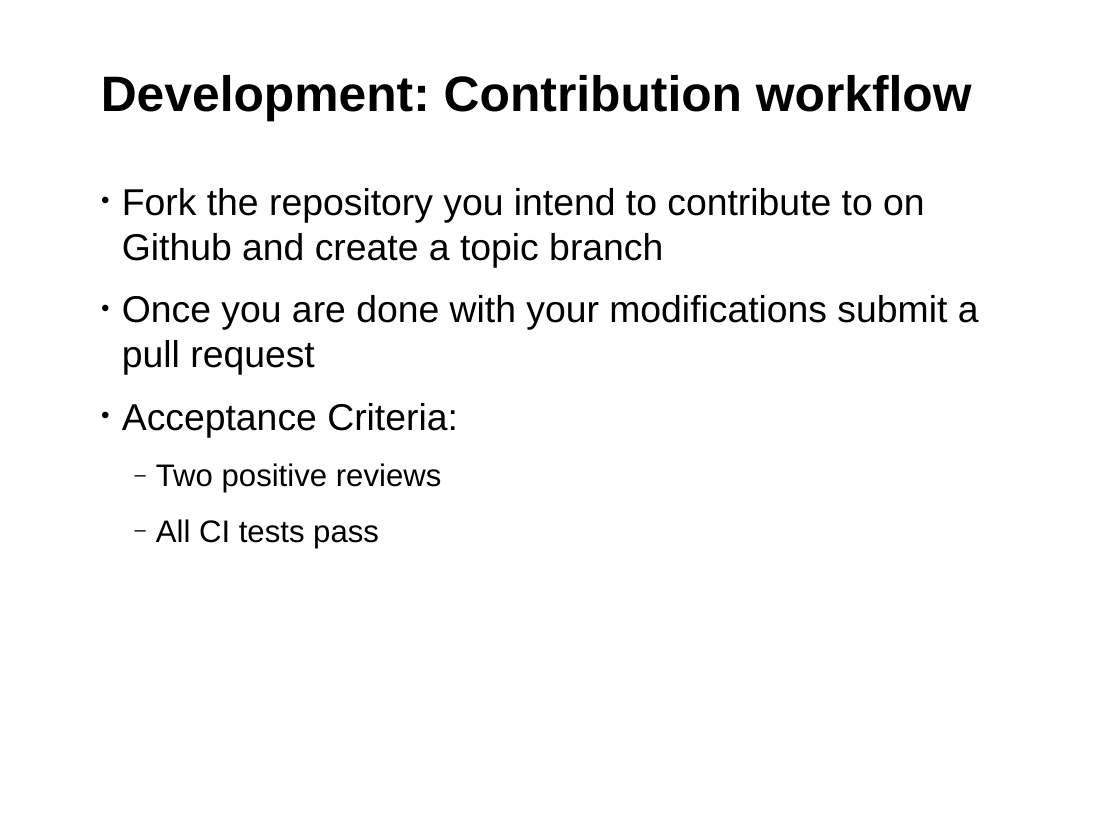
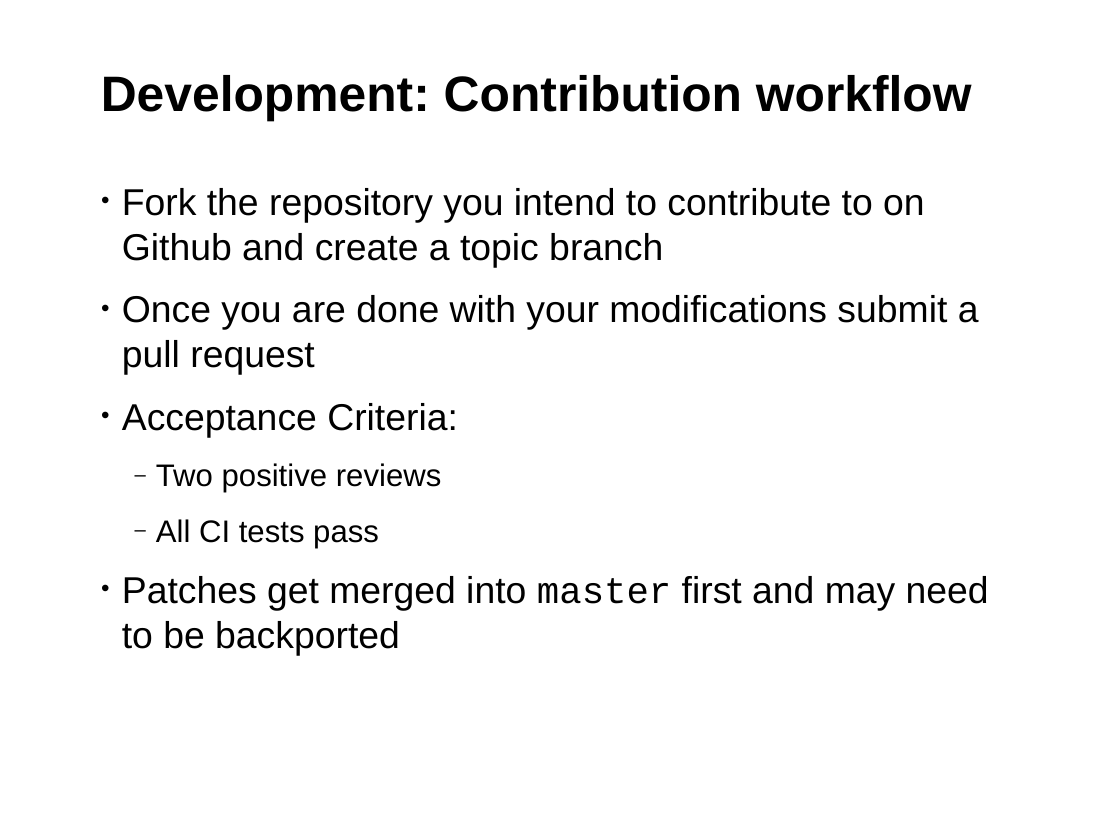
Before and after one commit to jgrassler/talks, a slide deck: slide 17 of crowbar-101/presentation.odp. Drawn at 1120x840 pixels with LibreOffice and Linux fonts; fonts in the diff are those of the drawing; background and template pictures are left out. Boxes give left, top, right and bottom in pixels: in the first picture for what was removed or moved away, otherwise in the second. Text is boxed around its words. In the diff, an @@ line names an element or a change of style, - is before the commit and + after.

```diff
--- a/crowbar-101/presentation.odp
+++ b/crowbar-101/presentation.odp
@@ text at <box>122,576,989,656</box>: paragraph added @@
+• Patches get merged into master first and may need to be backported
```
Also in this commit, not shown: 4 other slides changed, 1 slide removed, 3 other files.
